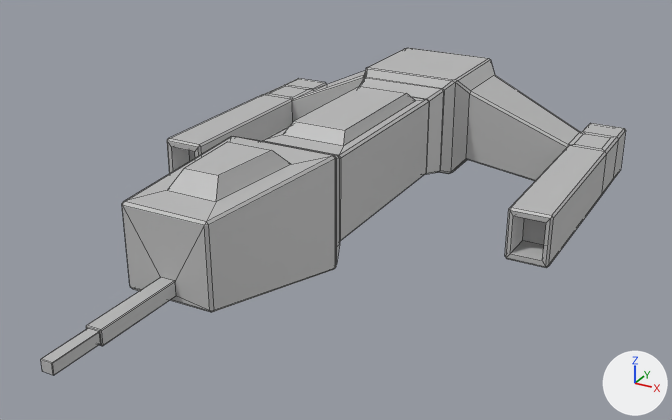
Before and after pictures for a commit that changed the FBX model Assets/Models/cruiser.fbx.
The view is the same before and after, from a 50 mm lens placed at (0.0905, -0.168, 0.0724), pointed at (0.0057, -0.0138, -0.0047). Every picture has the same lights, and +X, +Y and +Z are marked at lower right. Mesh edges are drawn as thin lines. Where no turn or scale is listed for an object, it has been applied to the vertices.

The older version as bpy lines, for what is in view:
```python
me_mesh = bpy.data.meshes.new('Mesh')
me_mesh.from_pydata(...)  # 339 vertices, 343 faces; spans x -0.0473..0.0477, y -0.1344..0.0156, z -0.0132..0.0152
me_mesh.materials.append(mat_lambert1)  # grey #bcbcbc
ob_pcube1 = bpy.data.objects.new('pCube1', me_mesh)
ob_pcube1.location = (0.0, 0.0454, 0.0)
```
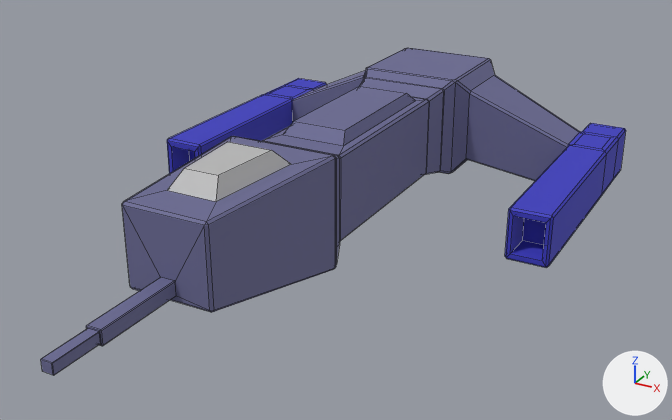
Where the change shows, as pixel boxes (x1, y1, x2, y2) in the pictures (672 x 420 px):
part 1 of me_mesh, recoloured (grey to blue): (41, 48, 580, 375) in both
part 2 of me_mesh, recoloured (grey to blue): (167, 78, 327, 174) in both
part 3 of me_mesh, recoloured (grey to blue): (505, 123, 626, 268) in both

Patch to the scene script:
```diff
--- a/Assets/Models/cruiser.fbx.py
+++ b/Assets/Models/cruiser.fbx.py
@@ mat_cruiser_pit @@
+mat_cruiser_pit = principled_material('Cruiser_pit')
+mat_cruiser_pit.base_color = (0.5, 0.5, 0.5)  # grey #bcbcbc
+mat_cruiser_pit.roughness = 0.553
@@ mat_blinncruiser_2 @@
+mat_blinncruiser_2 = principled_material('blinnCruiser_2')
+mat_blinncruiser_2.base_color = (0.143, 0.143, 0.292)  # blue #6a6a93
+mat_blinncruiser_2.roughness = 0.749
@@ mat_blinn_cruiser_3 @@
+mat_blinn_cruiser_3 = principled_material('blinn_cruiser_3')
+mat_blinn_cruiser_3.base_color = (0.0411, 0.0411, 0.527)  # blue #3939c0
+mat_blinn_cruiser_3.roughness = 0.749
@@ me_mesh @@
 me_mesh.from_pydata(...)  # 339 vertices, 343 faces; spans x -0.0473..0.0477, y -0.1344..0.0156, z -0.0132..0.0152
 # used by ob_pcube1; location = (0.0, 0.0454, 0.0)
+# me_mesh part 1: all 224 faces centred in x -0.0257..0.0265, y -0.1344..0.0156, z -0.0119..0.0119 switch from mat_lambert1 (grey #bcbcbc) to mat_blinncruiser_2 (blue #6a6a93)
+# me_mesh part 2: all 57 faces centred in x -0.0473..-0.0372, y -0.0477..0.0138, z -0.0132..-0.0017 switch from mat_lambert1 (grey #bcbcbc) to mat_blinn_cruiser_3 (blue #3939c0)
+# me_mesh part 3: all 57 faces centred in x 0.0384..0.0477, y -0.0477..0.0138, z -0.0132..-0.0017 switch from mat_lambert1 (grey #bcbcbc) to mat_blinn_cruiser_3 (blue #3939c0)
+me_mesh.materials.append(mat_cruiser_pit)  # grey #bcbcbc
```
